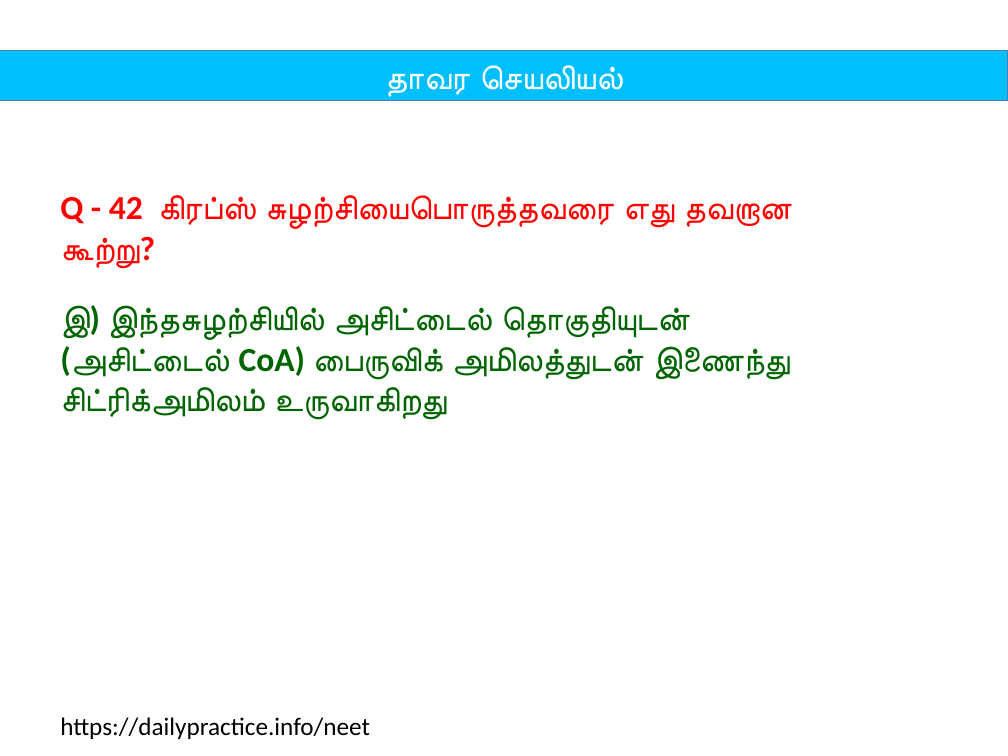
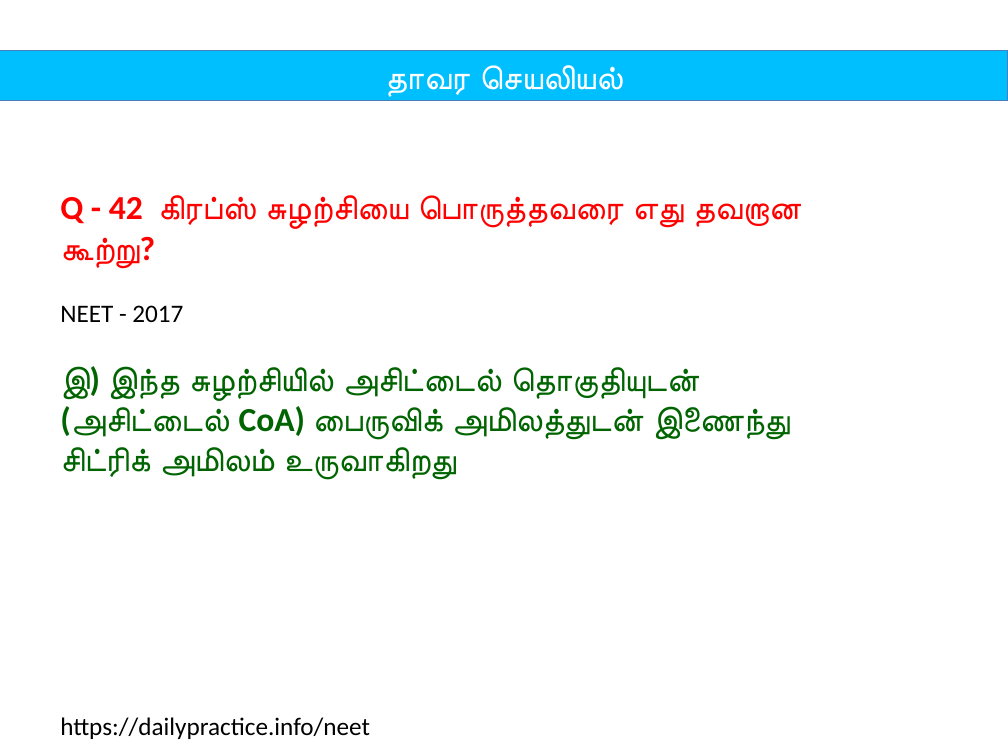
Before and after one commit to tvmani/tvmani.github.io, a slide deck: slide 85 of tamil_biology/unit_05_plant_physiology.pptx. Drawn at 1008x756 pixels with LibreOffice and Linux fonts; fonts in the diff are those of the drawing. Boxes give left, top, right and bottom in pixels: in the first picture for what was removed or moved away, otherwise in the second. Text is boxed around its words. In the diff, an @@ line names an element or a change of style, - is before the commit and + after.

```diff
--- a/tamil_biology/unit_05_plant_physiology.pptx
+++ b/tamil_biology/unit_05_plant_physiology.pptx
@@ text at (60, 195, 801, 480): text changed @@
-Q - 42 கிரப்ஸ் சுழற்சியைபொருத்தவரை எது தவறான கூற்று?
-இ) இந்தசுழற்சியில் அசிட்டைல் தொகுதியுடன் (அசிட்டைல் CoA) பைருவிக் அமிலத்துடன் இணைந்து சிட்ரிக்அமிலம் உருவாகிறது
+Q - 42 கிரப்ஸ் சுழற்சியை பொருத்தவரை எது தவறான கூற்று?
+NEET - 2017
+இ) இந்த சுழற்சியில் அசிட்டைல் தொகுதியுடன் (அசிட்டைல் CoA) பைருவிக் அமிலத்துடன் இணைந்து சிட்ரிக் அமிலம் உருவாகிறது
```
Also in this commit, not shown: 123 other slides changed, 2 slides added, 7 other files.
